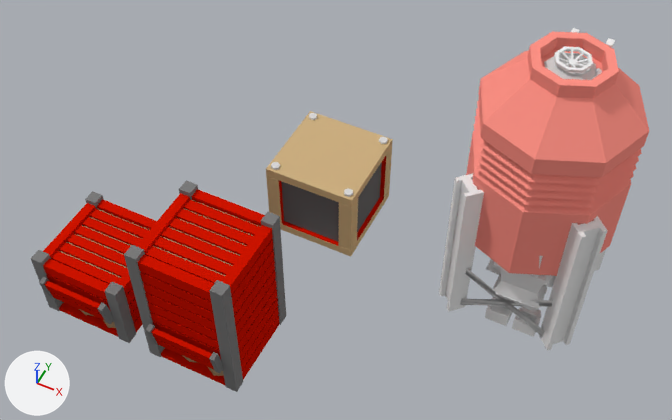
The Blender file crops/farm/bricks/support.blend: old version first, new version second.
Both versions are drawn from a 50 mm camera at (12.8, -25.1, 31.5) aimed at (2.1, -3.7, 4.7). Lighting does not change. The marker at lower left points along +X, +Y and +Z. Objects named as collision shapes, trigger or cutter boxes, shadow casters or lower levels of detail are left out.

The scene before the commit, as lines of its bpy script (objects in view):
```python
me_cube_041 = bpy.data.meshes.new('Cube.041')
me_cube_041.from_pydata(...)  # 460 vertices, 253 faces; spans x -2.0..2.0, y -2.41..2.0, z -1.6..4.6
# faces by material slot: [190, 21, 42]
me_cube_041.materials.append(mat_blank)  # red #ce1400
me_cube_041.materials.append(mat_dirt)  # beige #a38a69
me_cube_041.materials.append(mat_csub_blank_posts)  # grey #7c7c7c
me_cube_044 = bpy.data.meshes.new('Cube.044')
me_cube_044.from_pydata(...)  # 532 vertices, 399 faces; spans x -1.0..1.0, y -1.0..1.07, z -1.0..5.67
# faces by material slot: [152, 45, 202]
me_cube_044.materials.append(mat_blank_silo)  # pink #ff9286
me_cube_044.materials.append(mat_grey)  # light grey #dadada
me_cube_044.materials.append(mat_lightergrey)  # white #ededed
me_player_base_mesh_042 = bpy.data.meshes.new('player_base_Mesh.042')
me_player_base_mesh_042.from_pydata(...)  # 709 vertices, 406 faces; spans x -1.38..0.17, y -1.56..1.01, z -0.21..1.07
me_player_base_mesh_042.materials.append(mat_none)  # white #e7e7e7
ob_compostbin_001 = bpy.data.objects.new('compostBin.001', me_cube_041)
ob_compostbin_001.location = (-1.0, -8.0, 1.6)
ob_player_base_mesh_042 = bpy.data.objects.new('player_base_Mesh.042', me_player_base_mesh_042)
ob_player_base_mesh_042.location = (10.5, -0.5, 3.1)
ob_player_base_mesh_042.rotation_euler = (1.571, 0.0, 0.0)  # degrees (90, 0, 0)
ob_player_base_mesh_042.scale = (2.0, 2.0, 2.0)
ob_silo = bpy.data.objects.new('silo', me_cube_044)
ob_silo.location = (9.0, 0.0, 1.8)
ob_silo.scale = (3.0, 3.0, 1.8)
# also in view: 'crate' at (0.0, 0.0, 1.8); 'compostBin' at (-6.0, -8.2, 1.6)
```
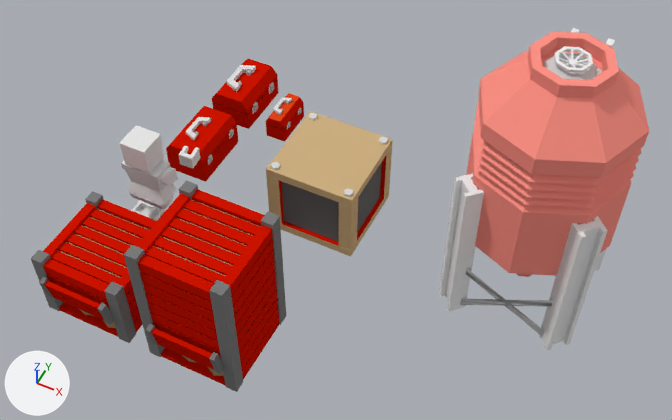
Location of each change, [x1, y1, x2, y2] in pixels of the pictures (672 x 420 px):
'player_base_Mesh.042', moved: before [485, 256, 556, 337]; after [119, 125, 200, 221]
'toolbox_smallfeatures qt', added (red): after [170, 106, 231, 153]
'toolbox_largefeatures qt', added (red): after [217, 59, 271, 102]
'toolbox_smallfeatures qe', added (red): after [203, 122, 239, 181]
'toolbox_largefeatures qs', added (red): after [212, 94, 249, 129]
'toolbox_largefeatures qe', added (red): after [247, 76, 279, 128]
'toolbox_smallfeatures qs', added (red): after [166, 145, 206, 182]
'toolbox_largefeatures qo', added (red): after [212, 60, 277, 115]
'toolbox_smallfeatures qo', added (red): after [167, 114, 236, 166]
'toolbox_small qt', added: after [269, 93, 299, 122]
'toolbox_small qs', added: after [266, 118, 285, 142]
'toolbox_small qe', added: after [284, 102, 304, 141]
'toolbox_small qo', added: after [267, 95, 303, 130]

Patch to the scene script:
```diff
--- a/crops/farm/bricks/support.blend.py
+++ b/crops/farm/bricks/support.blend.py
@@ me_cube_134 @@
+me_cube_134.from_pydata([(0.47, -1.01, -0.967), (-0.53, -1.01, -0.967), (0.47, -1.01, -0.015), (0.268, -1.01, 0.259), (-0.327, -1.01, 0.259), (-0.53, -1.01, -0.015), (0.47, -1.01, -0.172), (-0.53, -1.01, -0.212), (0.47, -1.01, -0.212), (-0.53, -1.01, -0.172)], [], [(2, 3, 4, 5), (6, 2, 5, 9), (8, 7, 1, 0)])
+me_cube_134.materials.append(mat_blank)  # red #ce1400
@@ me_cube_140 @@
+me_cube_140.from_pydata([(0.93, -1.5, -1.24), (-1.07, -1.5, -1.24), (0.93, -1.5, -0.03), (0.62, -1.5, 0.39), (-0.75, -1.5, 0.39), (-1.07, -1.5, -0.03), (0.93, -1.5, -0.27), (-1.07, -1.5, -0.34), (0.93, -1.5, -0.34), (-1.07, -1.5, -0.27)], [], [(2, 3, 4, 5), (6, 2, 5, 9), (8, 7, 1, 0)])
+me_cube_140.materials.append(mat_blank)  # red #ce1400
@@ me_cube_147 @@
+me_cube_147.from_pydata([(0.92, -1.51, -1.3), (-1.08, -1.51, -1.3), (0.92, -1.51, -0.01), (0.66, -1.51, 0.33), (-0.83, -1.51, 0.33), (-1.08, -1.51, -0.01), (0.92, -1.51, -0.21), (-1.08, -1.51, -0.26), (0.92, -1.51, -0.26), (-1.08, -1.51, -0.21)], [], [(2, 3, 4, 5), (6, 2, 5, 9), (8, 7, 1, 0)])
+me_cube_147.materials.append(mat_blank)  # red #ce1400
@@ ob_player_base_mesh_042 @@
 ob_player_base_mesh_042 = bpy.data.objects.new('player_base_Mesh.042', me_player_base_mesh_042)
-ob_player_base_mesh_042.location = (10.5, -0.5, 3.1)
+ob_player_base_mesh_042.location = (-5.5, -2.5, 3.1)
 ob_player_base_mesh_042.rotation_euler = (1.571, 0.0, 0.0)  # degrees (90, 0, 0)
@@ ob_toolbox_smallfeatures_qo @@
+ob_toolbox_smallfeatures_qo = bpy.data.objects.new('toolbox_smallfeatures qo', me_cube_127)  # 56 vertices, 23 faces; spans x -1.08..0.94, y -1.51..1.49, z -0.47..0.33; in mat_blank (red #ce1400), mat_gray50_001 (grey #bcbcbc), mat_gray75_001 (light grey #e1e1e1), mat_blank_csub_toolboxseam (grey #898989)
+ob_toolbox_smallfeatures_qo.location = (-6.92, 0.51, 1.29)
@@ ob_toolbox_largefeatures_qo @@
+ob_toolbox_largefeatures_qo = bpy.data.objects.new('toolbox_largefeatures qo', me_cube_129)  # 56 vertices, 24 faces; spans x -1.07..0.96, y -1.5..1.5, z -0.6..0.39; in mat_blank (red #ce1400), mat_gray50_001 (grey #bcbcbc), mat_gray75_001 (light grey #e1e1e1), mat_blank_csub_toolboxseam (grey #898989)
+ob_toolbox_largefeatures_qo.location = (-6.93, 4.5, 1.23)
@@ ob_toolbox_small_qo @@
+ob_toolbox_small_qo = bpy.data.objects.new('toolbox_small qo', me_cube_130)  # 56 vertices, 24 faces; spans x -0.53..0.49, y -1.01..0.99, z -0.38..0.26; in mat_blank (red #ce1400), mat_gray50_001 (grey #bcbcbc), mat_gray75_001 (light grey #e1e1e1), mat_blank_csub_toolboxseam (grey #898989)
+ob_toolbox_small_qo.location = (-4.47, 4.01, 0.96)
@@ ob_toolbox_small_qt @@
+ob_toolbox_small_qt = bpy.data.objects.new('toolbox_small qt', me_cube_045)  # 64 vertices, 51 faces; spans x -0.4..0.27, y -1.01..0.99, z 0.24..0.4; in mat_blank_002 (orange #e74518), mat_gray50_001 (grey #bcbcbc), mat_gray75_001 (light grey #e1e1e1)
+ob_toolbox_small_qt.location = (-4.47, 4.01, 0.96)
@@ ob_toolbox_small_qe @@
+ob_toolbox_small_qe = bpy.data.objects.new('toolbox_small qe', me_cube_133)  # 48 vertices, 30 faces; spans x 0.35..0.53, y -1.01..0.99, z -0.97..-0.02; in mat_blank (red #ce1400), mat_gray50_001 (grey #bcbcbc), mat_gray75_001 (light grey #e1e1e1)
+ob_toolbox_small_qe.location = (-4.47, 4.01, 0.96)
@@ ob_toolbox_small_qs @@
+ob_toolbox_small_qs = bpy.data.objects.new('toolbox_small qs', me_cube_134)
+ob_toolbox_small_qs.location = (-4.47, 4.01, 0.96)
@@ ob_toolbox_largefeatures_qs @@
+ob_toolbox_largefeatures_qs = bpy.data.objects.new('toolbox_largefeatures qs', me_cube_140)
+ob_toolbox_largefeatures_qs.location = (-6.93, 4.5, 1.23)
@@ ob_toolbox_largefeatures_qe @@
+ob_toolbox_largefeatures_qe = bpy.data.objects.new('toolbox_largefeatures qe', me_cube_141)  # 48 vertices, 30 faces; spans x 0.74..1.03, y -1.5..1.5, z -1.24..-0.03; in mat_blank (red #ce1400), mat_gray50_001 (grey #bcbcbc), mat_gray75_001 (light grey #e1e1e1)
+ob_toolbox_largefeatures_qe.location = (-6.93, 4.5, 1.23)
@@ ob_toolbox_largefeatures_qt @@
+ob_toolbox_largefeatures_qt = bpy.data.objects.new('toolbox_largefeatures qt', me_cube_143)  # 64 vertices, 49 faces; spans x -0.75..0.62, y -1.5..1.5, z 0.37..0.61; in mat_blank (red #ce1400), mat_gray50_001 (grey #bcbcbc), mat_gray75_001 (light grey #e1e1e1)
+ob_toolbox_largefeatures_qt.location = (-6.93, 4.5, 1.23)
@@ ob_toolbox_smallfeatures_qe @@
+ob_toolbox_smallfeatures_qe = bpy.data.objects.new('toolbox_smallfeatures qe', me_cube_146)  # 48 vertices, 30 faces; spans x 0.77..0.99, y -1.51..1.49, z -1.3..-0.01; in mat_blank (red #ce1400), mat_gray50_001 (grey #bcbcbc), mat_gray75_001 (light grey #e1e1e1)
+ob_toolbox_smallfeatures_qe.location = (-6.92, 0.51, 1.29)
@@ ob_toolbox_smallfeatures_qs @@
+ob_toolbox_smallfeatures_qs = bpy.data.objects.new('toolbox_smallfeatures qs', me_cube_147)
+ob_toolbox_smallfeatures_qs.location = (-6.92, 0.51, 1.29)
@@ ob_toolbox_smallfeatures_qt @@
+ob_toolbox_smallfeatures_qt = bpy.data.objects.new('toolbox_smallfeatures qt', me_cube_151)  # 64 vertices, 51 faces; spans x -0.83..0.66, y -1.51..1.49, z 0.31..0.5; in mat_blank (red #ce1400), mat_gray50_001 (grey #bcbcbc), mat_gray75_001 (light grey #e1e1e1)
+ob_toolbox_smallfeatures_qt.location = (-6.92, 0.51, 1.29)
```
